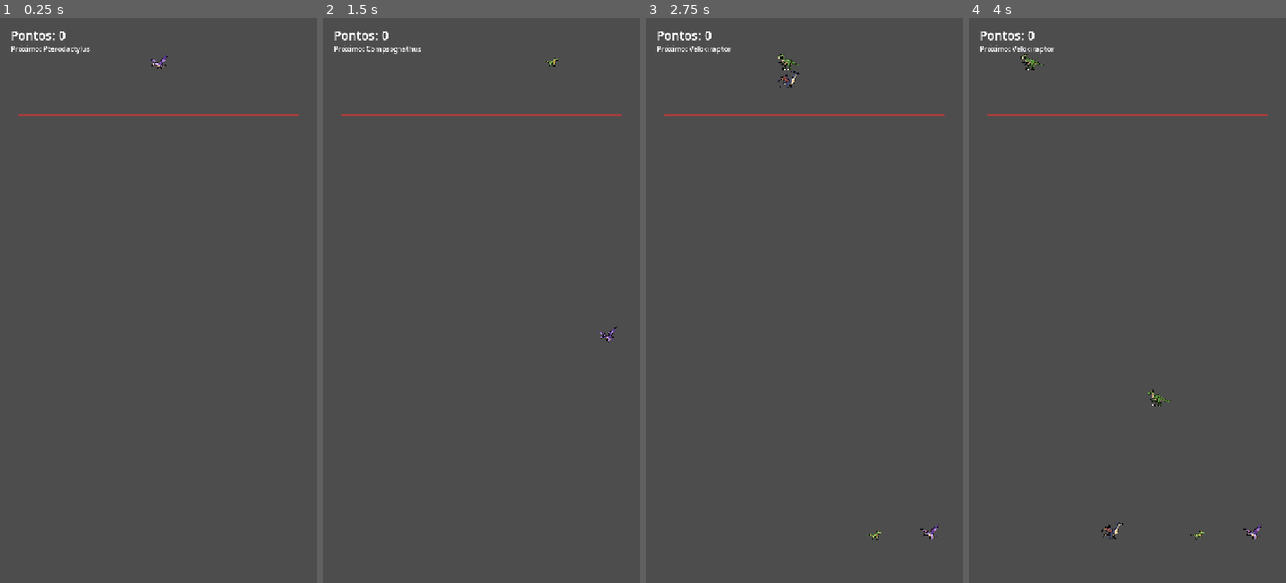
Above: before the commit, frames 1-4 (left to right).
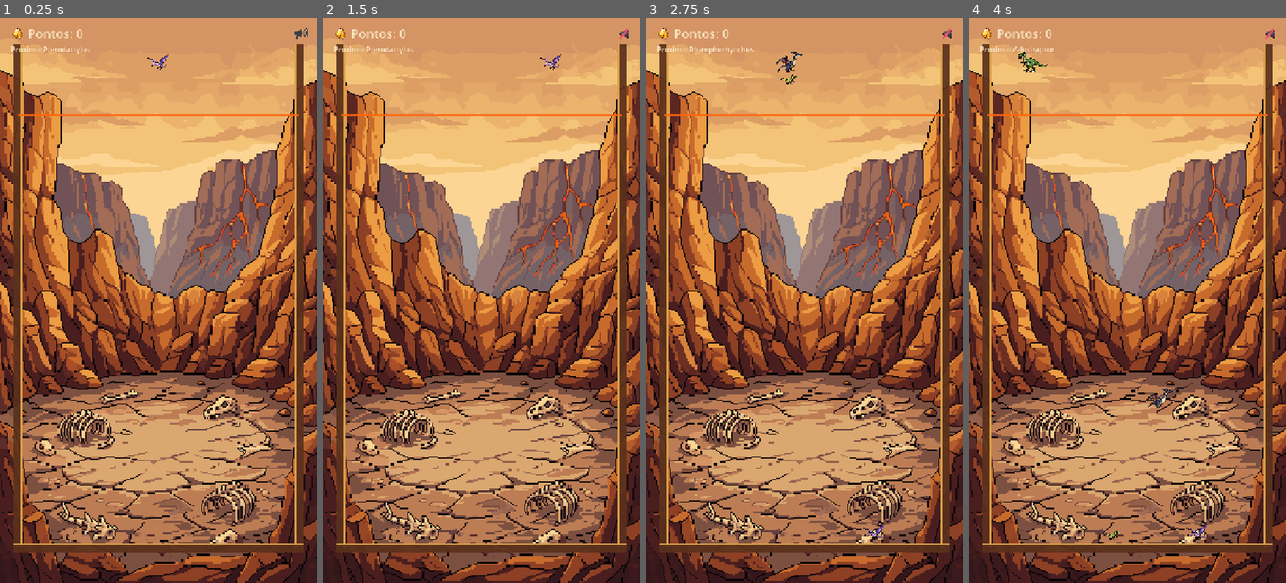
Above: after the commit, the same moments.

Repository: PedroHBGuimaraes/dino-merge
Game: Godot game, scene res://scenes/Main.tscn
Two runs of this game, one before a commit and one after it. Both use one fixed random seed, a clock stepped at 60 frames per second and the inputs below. Sound files missing from this copy of the repository are replaced by a short silence.
Inputs (mouse positions are in pixels of both pictures, inside the frame that each line leads up to):
- Up to frame 1 (0.25 s): no input
- Up to frame 2 (1.5 s): click (624, 34) at 0.52 s; move the mouse to (551, 272) at 1.27 s; click (551, 272) at 1.42 s
- Up to frame 3 (2.75 s): drag from (741, 328) to (788, 413) at 2.02 s
- Up to frame 4 (4 s): move the mouse to (1159, 176) at 2.77 s; click (1159, 176) at 2.92 s; drag from (1111, 413) to (1032, 215) at 3.52 s

The runs differ from the first frame. In frame 1, 99% of the frame differs, in the area x 0-100%, y 0-100%; in frame 2, 99%; in frame 3, 99%; in frame 4, 99%.

Commit message:
Visual identity pass: sprite scaling fix, new art via PixelLab, distinct theme
1. Sprite scaling fix (real bug, not just review): all 32 dino sprites
   share a 64x64 canvas but differ a lot in how much of it they
   actually draw on -- scaling by canvas size alone made 9 of 31
   chain transitions look SMALLER on screen than the level before
   them. Measured each sprite's real content bbox (Pillow) and added
   DinoLevel.content_size / DinoChain.CONTENT_SIZE so dino.gd and
   spawner_preview.gd scale by actual silhouette size instead -- now
   provably monotonic (effective size = radius*2 exactly, by
   construction).

2. New background: assets/scenes/bg_crater.png, a fossil-pit canyon
   generated via PixelLab (create_image_pro), replacing bg_island.png
   (leftover jungle/volcano art from the other, unrelated prototype --
   thematically about hatching/growing, not a "merge container").

3. New UI icons via PixelLab (assets/ui/merge/): score gem, trophy,
   watch-ad icon, restart icon, sound on/off -- wired onto the score
   HUD, the high-score row, and the continue/restart buttons. Sound
   icons also got an actual mute toggle button (AudioServer master bus),
   since a generated icon with no behavior behind it felt unfinished.

4. Distinct visual identity: walls/floor were invisible StaticBody2D
   with no visual before this pass -- added terracotta ColorRect fills
   with a gold rim highlight. Re-themed the danger line (ember orange),
   game-over overlay and text colors (warm dark brown / bone / gold)
   to match the new crater background instead of generic red/black/white.

5. App icon: assets/app_icon/app_icon.png (+3 alt candidates), a
   PixelLab create_image_pro composition featuring the in-game
   Mosasaurus sprite as reference so it matches the real asset, not a
   redrawn approximation. Wired as project.godot's config/icon.

Found and fixed a real rendering bug along the way: the original
Background was a TextureRect (Control) parented directly to the
Node2D scene root with no CanvasLayer/Control ancestor, so its
anchors_preset=15 resolved to a zero-size rect and rendered nothing
(confirmed via an isolated headless+windowed screenshot test -- the
OLD bg_island.png reproduced the same blank-gray result, so this
predates today's changes). Fixed by moving Background under a new
BackgroundLayer CanvasLayer (layer=-10).

Validated with real (non-headless) screenshots, not just static
review: gameplay and game-over states both rendered correctly after
the fix, confirmed pixel-for-pixel via saved PNGs. Known follow-up
(not fixed here, out of scope for an art pass): the container's
LEFT_X/RIGHT_X are hardcoded to a 720-wide layout and don't recenter
under stretch/aspect=expand on windows/devices wider than 9:16 --
visible in the dev screenshot (720x1061 window), likely a non-issue
on real phones (mostly taller than 9:16, not wider), but worth a
follow-up if targeting tablets.

Diff:
--- a/project.godot
+++ b/project.godot
@@ -13,7 +13,7 @@
 config/name="dino-merge"
 run/main_scene="res://scenes/Main.tscn"
 config/features=PackedStringArray("4.6", "Mobile")
-config/icon="res://icon.svg"
+config/icon="res://assets/app_icon/app_icon.png"
 
 [autoload]
 
--- a/scenes/Main.tscn
+++ b/scenes/Main.tscn
@@ -1,11 +1,17 @@
-[gd_scene load_steps=8 format=3 uid="uid://bqmerge0main"]
+[gd_scene load_steps=14 format=3 uid="uid://bqmerge0main"]
 
 [ext_resource type="Script" path="res://scripts/main.gd" id="1"]
 [ext_resource type="Script" path="res://scripts/spawner_preview.gd" id="2"]
-[ext_resource type="Texture2D" path="res://assets/scenes/bg_island.png" id="3"]
+[ext_resource type="Texture2D" path="res://assets/scenes/bg_crater.png" id="3"]
 [ext_resource type="AudioStream" path="res://assets/audio/sfx/tap.wav" id="4"]
 [ext_resource type="AudioStream" path="res://assets/audio/sfx/evolve.wav" id="5"]
 [ext_resource type="AudioStream" path="res://assets/audio/music/island_theme.ogg" id="6"]
+[ext_resource type="Texture2D" path="res://assets/ui/merge/icon_score.png" id="7"]
+[ext_resource type="Texture2D" path="res://assets/ui/merge/icon_trophy.png" id="8"]
+[ext_resource type="Texture2D" path="res://assets/ui/merge/icon_ad.png" id="9"]
+[ext_resource type="Texture2D" path="res://assets/ui/merge/icon_restart.png" id="10"]
+[ext_resource type="Texture2D" path="res://assets/ui/merge/icon_sound_on.png" id="11"]
+[ext_resource type="Texture2D" path="res://assets/ui/merge/icon_sound_off.png" id="12"]
 
 [sub_resource type="RectangleShape2D" id="RectangleShape2D_wall"]
 size = Vector2(20, 1140)
@@ -16,7 +22,10 @@
 [node name="Main" type="Node2D"]
 script = ExtResource("1")
 
-[node name="Background" type="TextureRect" parent="."]
+[node name="BackgroundLayer" type="CanvasLayer" parent="."]
+layer = -10
+
+[node name="Background" type="TextureRect" parent="BackgroundLayer"]
 anchors_preset = 15
 anchor_right = 1.0
 anchor_bottom = 1.0
@@ -34,6 +43,20 @@
 [node name="CollisionShape2D" type="CollisionShape2D" parent="Container/WallLeft"]
 shape = SubResource("RectangleShape2D_wall")
 
+[node name="Fill" type="ColorRect" parent="Container/WallLeft"]
+offset_left = -10.0
+offset_top = -570.0
+offset_right = 10.0
+offset_bottom = 570.0
+color = Color(0.35, 0.19, 0.11, 0.92)
+
+[node name="Rim" type="ColorRect" parent="Container/WallLeft"]
+offset_left = 6.0
+offset_top = -570.0
+offset_right = 10.0
+offset_bottom = 570.0
+color = Color(0.85, 0.62, 0.28, 1)
+
 [node name="WallRight" type="StaticBody2D" parent="Container"]
 position = Vector2(680, 630)
 collision_layer = 1
@@ -42,6 +65,20 @@
 [node name="CollisionShape2D" type="CollisionShape2D" parent="Container/WallRight"]
 shape = SubResource("RectangleShape2D_wall")
 
+[node name="Fill" type="ColorRect" parent="Container/WallRight"]
+offset_left = -10.0
+offset_top = -570.0
+offset_right = 10.0
+offset_bottom = 570.0
+color = Color(0.35, 0.19, 0.11, 0.92)
+
+[node name="Rim" type="ColorRect" parent="Container/WallRight"]
+offset_left = -10.0
+offset_top = -570.0
+offset_right = -6.0
+offset_bottom = 570.0
+color = Color(0.85, 0.62, 0.28, 1)
+
 [node name="Floor" type="StaticBody2D" parent="Container"]
 position = Vector2(360, 1200)
 collision_layer = 1
@@ -50,10 +87,24 @@
 [node name="CollisionShape2D" type="CollisionShape2D" parent="Container/Floor"]
 shape = SubResource("RectangleShape2D_floor")
 
+[node name="Fill" type="ColorRect" parent="Container/Floor"]
+offset_left = -330.0
+offset_top = -10.0
+offset_right = 330.0
+offset_bottom = 10.0
+color = Color(0.35, 0.19, 0.11, 0.92)
+
+[node name="Rim" type="ColorRect" parent="Container/Floor"]
+offset_left = -330.0
+offset_top = -10.0
+offset_right = 330.0
+offset_bottom = -6.0
+color = Color(0.85, 0.62, 0.28, 1)
+
 [node name="DangerLine" type="Line2D" parent="Container"]
 points = PackedVector2Array(40, 220, 680, 220)
 width = 3.0
-default_color = Color(0.9, 0.2, 0.2, 0.6)
+default_color = Color(1, 0.4, 0.05, 0.85)
 
 [node name="Dinos" type="Node2D" parent="."]
 
@@ -73,22 +124,47 @@
 
 [node name="UI" type="CanvasLayer" parent="."]
 
-[node name="ScoreLabel" type="Label" parent="UI"]
+[node name="ScoreRow" type="HBoxContainer" parent="UI"]
 offset_left = 24.0
-offset_top = 20.0
+offset_top = 16.0
 offset_right = 300.0
-offset_bottom = 50.0
+offset_bottom = 52.0
+theme_override_constants/separation = 8
+
+[node name="Icon" type="TextureRect" parent="UI/ScoreRow"]
+custom_minimum_size = Vector2(32, 32)
+layout_mode = 2
+texture = ExtResource("7")
+expand_mode = 1
+stretch_mode = 5
+
+[node name="ScoreLabel" type="Label" parent="UI/ScoreRow"]
+layout_mode = 2
+size_flags_vertical = 4
+theme_override_colors/font_color = Color(0.97, 0.9, 0.76, 1)
 theme_override_font_sizes/font_size = 28
 text = "Pontos: 0"
 
 [node name="NextLabel" type="Label" parent="UI"]
 offset_left = 24.0
-offset_top = 58.0
+offset_top = 60.0
 offset_right = 400.0
-offset_bottom = 84.0
+offset_bottom = 86.0
+theme_override_colors/font_color = Color(0.97, 0.9, 0.76, 1)
 theme_override_font_sizes/font_size = 16
 text = "Próximo: "
 
+[node name="SoundToggleButton" type="TextureButton" parent="UI"]
+anchor_left = 1.0
+anchor_right = 1.0
+offset_left = -56.0
+offset_top = 16.0
+offset_right = -16.0
+offset_bottom = 56.0
+texture_normal = ExtResource("11")
+ignore_texture_size = true
+stretch_mode = 4
+
 [node name="GameOverPanel" type="Control" parent="UI"]
 visible = false
 anchors_preset = 15
@@ -100,7 +176,7 @@
 anchors_preset = 15
 anchor_right = 1.0
 anchor_bottom = 1.0
-color = Color(0, 0, 0, 0.65)
+color = Color(0.09, 0.05, 0.03, 0.82)
 
 [node name="CenterContainer" type="CenterContainer" parent="UI/GameOverPanel"]
 anchors_preset = 15
@@ -112,11 +188,13 @@
 alignment = 1
 
 [node name="TitleLabel" type="Label" parent="UI/GameOverPanel/CenterContainer/VBoxContainer"]
+theme_override_colors/font_color = Color(1, 0.55, 0.15, 1)
 theme_override_font_sizes/font_size = 40
 horizontal_alignment = 1
 text = "Fim de Jogo!"
 
 [node name="FinalScoreLabel" type="Label" parent="UI/GameOverPanel/CenterContainer/VBoxContainer"]
+theme_override_colors/font_color = Color(0.97, 0.9, 0.76, 1)
 theme_override_font_sizes/font_size = 24
 horizontal_alignment = 1
 text = "Pontuação final: 0"
@@ -128,16 +206,37 @@
 horizontal_alignment = 1
 text = "🏆 Novo recorde!"
 
-[node name="HighScoreLabel" type="Label" parent="UI/GameOverPanel/CenterContainer/VBoxContainer"]
+[node name="HighScoreRow" type="HBoxContainer" parent="UI/GameOverPanel/CenterContainer/VBoxContainer"]
+layout_mode = 2
+size_flags_horizontal = 4
+alignment = 1
+theme_override_constants/separation = 8
+
+[node name="Icon" type="TextureRect" parent="UI/GameOverPanel/CenterContainer/VBoxContainer/HighScoreRow"]
+custom_minimum_size = Vector2(24, 24)
+layout_mode = 2
+texture = ExtResource("8")
+expand_mode = 1
+stretch_mode = 5
+
+[node name="HighScoreLabel" type="Label" parent="UI/GameOverPanel/CenterContainer/VBoxContainer/HighScoreRow"]
+layout_mode = 2
+size_flags_vertical = 4
+theme_override_colors/font_color = Color(0.86, 0.76, 0.6, 1)
 theme_override_font_sizes/font_size = 20
-horizontal_alignment = 1
 text = "Recorde pessoal: 0"
 
 [node name="ContinueButton" type="Button" parent="UI/GameOverPanel/CenterContainer/VBoxContainer"]
 visible = false
 custom_minimum_size = Vector2(280, 56)
-text = "📺 Assistir anúncio e continuar"
+icon = ExtResource("9")
+expand_icon = true
+theme_override_constants/icon_max_width = 32
+text = "Assistir anúncio e continuar"
 
 [node name="RestartButton" type="Button" parent="UI/GameOverPanel/CenterContainer/VBoxContainer"]
 custom_minimum_size = Vector2(220, 56)
+icon = ExtResource("10")
+expand_icon = true
+theme_override_constants/icon_max_width = 28
 text = "Jogar novamente"
--- a/scripts/dino.gd
+++ b/scripts/dino.gd
@@ -23,9 +23,9 @@
 	if lvl.texture:
 		sprite.texture = lvl.texture
 		sprite.visible = true
-		var tex_size := lvl.texture.get_size()
-		var largest_side: float = max(tex_size.x, tex_size.y, 1.0)
-		var scale_factor: float = (lvl.radius * 2.0) / largest_side
+		# Scale by the sprite's actual content size, not the raw canvas --
+		# see DinoLevel.content_size.
+		var scale_factor: float = (lvl.radius * 2.0) / max(lvl.content_size, 1.0)
 		sprite.scale = Vector2(scale_factor, scale_factor)
 	else:
 		sprite.visible = false
--- a/scripts/dino_chain.gd
+++ b/scripts/dino_chain.gd
@@ -9,18 +9,80 @@
 ## different progression -- everything else derives from it.
 
 const SPECIES := [
-	"compsognathus", "dimorphodon", "pterodactylus", "rhamphorhynchus",
-	"velociraptor", "deinonychus", "ichthyosaurus", "gallimimus",
-	"pachycephalosaurus", "kentrosaurus", "styracosaurus", "tapejara",
-	"corythosaurus", "ouranosaurus", "triceratops", "iguanodon",
-	"parasaurolophus", "stegosaurus", "ankylosaurus", "carnotaurus",
-	"plesiosaurus", "pteranodon", "allosaurus", "elasmosaurus",
-	"therizinosaurus", "giganotosaurus", "trex", "quetzalcoatlus",
-	"spinosaurus", "diplodocus", "brachiosaurus", "mosasaurus",
+	"compsognathus",
+	"dimorphodon",
+	"pterodactylus",
+	"rhamphorhynchus",
+	"velociraptor",
+	"deinonychus",
+	"ichthyosaurus",
+	"gallimimus",
+	"pachycephalosaurus",
+	"kentrosaurus",
+	"styracosaurus",
+	"tapejara",
+	"corythosaurus",
+	"ouranosaurus",
+	"triceratops",
+	"iguanodon",
+	"parasaurolophus",
+	"stegosaurus",
+	"ankylosaurus",
+	"carnotaurus",
+	"plesiosaurus",
+	"pteranodon",
+	"allosaurus",
+	"elasmosaurus",
+	"therizinosaurus",
+	"giganotosaurus",
+	"trex",
+	"quetzalcoatlus",
+	"spinosaurus",
+	"diplodocus",
+	"brachiosaurus",
+	"mosasaurus",
 ]
 
 const DISPLAY_NAMES := {
 	"trex": "T-Rex",
+}
+
+## Longest side (px) of each sprite's actual drawn content within its
+## 64x64 canvas, measured from the real PNGs (non-transparent bbox).
+## See DinoLevel.content_size for why this matters.
+const CONTENT_SIZE := {
+	"compsognathus": 56.0,
+	"dimorphodon": 57.0,
+	"pterodactylus": 60.0,
+	"rhamphorhynchus": 56.0,
+	"velociraptor": 52.0,
+	"deinonychus": 54.0,
+	"ichthyosaurus": 55.0,
+	"gallimimus": 48.0,
+	"pachycephalosaurus": 47.0,
+	"kentrosaurus": 54.0,
+	"styracosaurus": 54.0,
+	"tapejara": 43.0,
+	"corythosaurus": 50.0,
+	"ouranosaurus": 46.0,
+	"triceratops": 53.0,
+	"iguanodon": 42.0,
+	"parasaurolophus": 49.0,
+	"stegosaurus": 49.0,
+	"ankylosaurus": 52.0,
+	"carnotaurus": 50.0,
+	"plesiosaurus": 40.0,
+	"pteranodon": 52.0,
+	"allosaurus": 54.0,
+	"elasmosaurus": 48.0,
+	"therizinosaurus": 43.0,
+	"giganotosaurus": 54.0,
+	"trex": 56.0,
+	"quetzalcoatlus": 58.0,
+	"spinosaurus": 49.0,
+	"diplodocus": 52.0,
+	"brachiosaurus": 60.0,
+	"mosasaurus": 56.0,
 }
 
 const ASSET_DIR := "res://assets/dino"
@@ -28,6 +90,7 @@
 const RADIUS_STEP := 3.8
 
 var levels: Array[DinoLevel] = []
+
 
 func _ready() -> void:
 	levels.clear()
@@ -40,7 +103,9 @@
 		lvl.score_value = (i + 1) * 10
 		lvl.color = Color.from_hsv(float(i) / SPECIES.size(), 0.65, 0.9)
 		lvl.texture = _try_load_texture(species_id)
+		lvl.content_size = CONTENT_SIZE.get(species_id, 64.0)
 		levels.append(lvl)
+
 
 func _try_load_texture(species_id: String) -> Texture2D:
 	var path := "%s/dino_%s_adulto.png" % [ASSET_DIR, species_id]
@@ -48,8 +113,10 @@
 		return null
 	return load(path) as Texture2D
 
+
 func level_count() -> int:
 	return levels.size()
 
+
 func get_level(index: int) -> DinoLevel:
 	return levels[index]
--- a/scripts/dino_level.gd
+++ b/scripts/dino_level.gd
@@ -8,3 +8,11 @@
 @export var color: Color = Color.WHITE
 @export var texture: Texture2D
 @export var score_value: int = 10
+## Longest side (px) of the sprite's actual non-transparent content,
+## not the raw canvas size. Sprites share a 64x64 canvas but differ a
+## lot in how much of it they fill, so scaling by canvas size alone
+## makes some "bigger" levels look smaller on screen than the level
+## before them. Scaling by this instead keeps the visible silhouette
+## size monotonic with `radius`. Defaults to 64 (= old behavior) when
+## a species has no measured value.
+@export var content_size: float = 64.0
--- a/scripts/main.gd
+++ b/scripts/main.gd
@@ -6,6 +6,8 @@
 const RIGHT_X := 680.0
 const SPAWN_Y := 100.0
 const MAX_SPAWN_LEVEL := 4  # only the 5 smallest species come out of the spawner
+const SOUND_ON_ICON := preload("res://assets/ui/merge/icon_sound_on.png")
+const SOUND_OFF_ICON := preload("res://assets/ui/merge/icon_sound_off.png")
 
 var next_level_index: int = 0
 var can_drop: bool = true
@@ -13,13 +15,15 @@
 
 @onready var dinos: Node2D = $Dinos
 @onready var spawner_preview: Node2D = $SpawnerPreview
-@onready var score_label: Label = $UI/ScoreLabel
+@onready var score_label: Label = $UI/ScoreRow/ScoreLabel
 @onready var next_label: Label = $UI/NextLabel
+@onready var sound_toggle_btn: TextureButton = $UI/SoundToggleButton
 @onready var game_over_panel: Control = $UI/GameOverPanel
 @onready
 var final_score_label: Label = $UI/GameOverPanel/CenterContainer/VBoxContainer/FinalScoreLabel
 @onready var record_label: Label = $UI/GameOverPanel/CenterContainer/VBoxContainer/NewRecordLabel
-@onready var best_label: Label = $UI/GameOverPanel/CenterContainer/VBoxContainer/HighScoreLabel
+@onready
+var best_label: Label = $UI/GameOverPanel/CenterContainer/VBoxContainer/HighScoreRow/HighScoreLabel
 @onready var continue_btn: Button = $UI/GameOverPanel/CenterContainer/VBoxContainer/ContinueButton
 @onready var restart_button: Button = $UI/GameOverPanel/CenterContainer/VBoxContainer/RestartButton
 @onready var drop_sfx: AudioStreamPlayer = $DropSfx
@@ -33,6 +37,8 @@
 	GameManager.game_over.connect(_on_game_over)
 	restart_button.pressed.connect(_on_restart_pressed)
 	continue_btn.pressed.connect(_on_continue_pressed)
+	sound_toggle_btn.pressed.connect(_on_sound_toggle_pressed)
+	_update_sound_icon()
 	music.finished.connect(func(): music.play())
 	randomize()
 	game_over_panel.visible = false
@@ -98,6 +104,18 @@
 	merge_sfx.play()
 
 
+func _on_sound_toggle_pressed() -> void:
+	var master_bus := AudioServer.get_bus_index("Master")
+	AudioServer.set_bus_mute(master_bus, not AudioServer.is_bus_mute(master_bus))
+	_update_sound_icon()
+
+
+func _update_sound_icon() -> void:
+	var master_bus := AudioServer.get_bus_index("Master")
+	var muted := AudioServer.is_bus_mute(master_bus)
+	sound_toggle_btn.texture_normal = SOUND_OFF_ICON if muted else SOUND_ON_ICON
+
+
 func _on_score_changed(new_score: int) -> void:
 	score_label.text = "Pontos: %d" % new_score
 
--- a/scripts/spawner_preview.gd
+++ b/scripts/spawner_preview.gd
@@ -5,16 +5,19 @@
 
 var level_index: int = 0
 
+
 func set_level(index: int) -> void:
 	level_index = index
 	queue_redraw()
+
 
 func _draw() -> void:
 	var lvl := DinoChain.get_level(level_index)
 	if lvl.texture:
 		var tex_size := lvl.texture.get_size()
-		var largest_side: float = max(tex_size.x, tex_size.y, 1.0)
-		var scale_factor: float = (lvl.radius * 2.0) / largest_side
+		# Scale by the sprite's actual content size, not the raw canvas --
+		# see DinoLevel.content_size.
+		var scale_factor: float = (lvl.radius * 2.0) / max(lvl.content_size, 1.0)
 		var draw_size: Vector2 = tex_size * scale_factor
 		draw_texture_rect(lvl.texture, Rect2(-draw_size / 2.0, draw_size), false)
 	else:
Binary file added: assets/app_icon/app_icon.png
Not shown, added: assets/app_icon/app_icon.png.import
Binary file added: assets/app_icon/app_icon_alt1.png
Not shown, added: assets/app_icon/app_icon_alt1.png.import
Binary file added: assets/app_icon/app_icon_alt2.png
Not shown, added: assets/app_icon/app_icon_alt2.png.import
Binary file added: assets/app_icon/app_icon_alt3.png
Not shown, added: assets/app_icon/app_icon_alt3.png.import
Binary file added: assets/scenes/bg_crater.png
Not shown, added: assets/scenes/bg_crater.png.import
Binary file added: assets/ui/merge/icon_ad.png
Not shown, added: assets/ui/merge/icon_ad.png.import
(and 11 more such lines)
